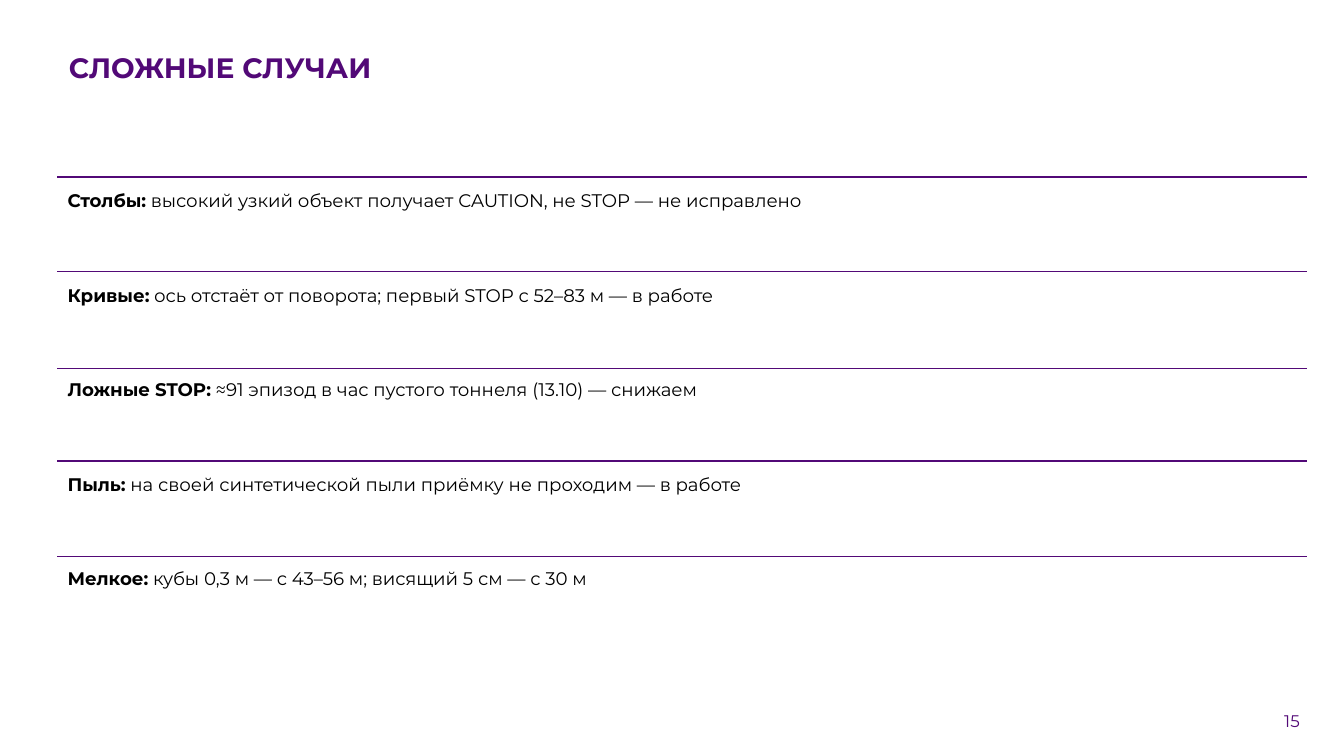
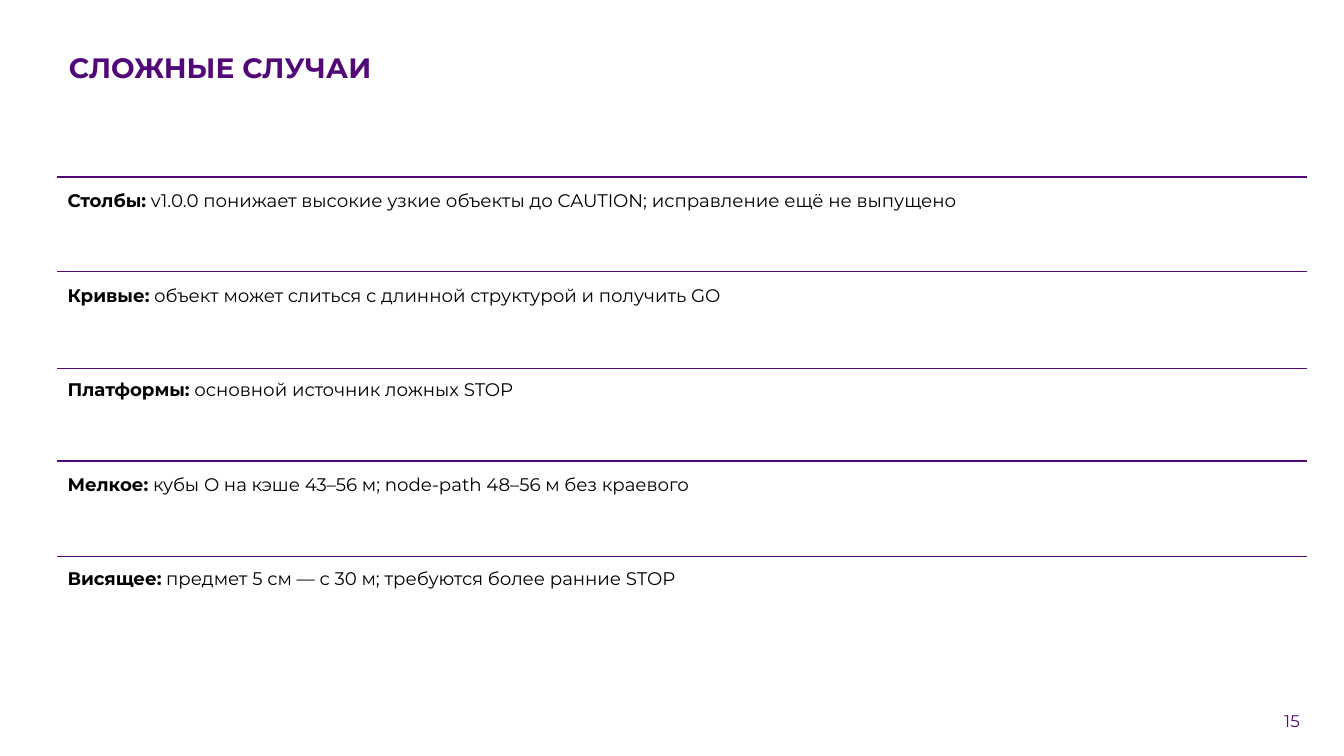
Before and after one commit to pmixay/ReSense, a slide deck: slide 15 of docs/presentation/ReSense_LCT2026.pptx. Drawn at 1344x756 pixels with LibreOffice and Linux fonts; fonts in the diff are those of the drawing; background and template pictures are left out. Boxes give left, top, right and bottom in pixels: in the first picture for what was removed or moved away, otherwise in the second. Text is boxed around its words. In the diff, an @@ line names an element or a change of style, - is before the commit and + after.

```diff
--- a/docs/presentation/ReSense_LCT2026.pptx
+++ b/docs/presentation/ReSense_LCT2026.pptx
@@ text at (68, 193, 957, 211): text changed @@
-Столбы: высокий узкий объект получает CAUTION, не STOP — не исправлено
+Столбы: v1.0.0 понижает высокие узкие объекты до CAUTION; исправление ещё не выпущено
@@ text at (68, 288, 720, 306): text changed @@
-Кривые: ось отстаёт от поворота; первый STOP с 52–83 м — в работе
+Кривые: объект может слиться с длинной структурой и получить GO
@@ text at (68, 382, 514, 400): text changed @@
-Ложные STOP: ≈91 эпизод в час пустого тоннеля (13.10) — снижаем
+Платформы: основной источник ложных STOP
@@ text at (68, 477, 689, 495): text changed @@
-Пыль: на своей синтетической пыли приёмку не проходим — в работе
+Мелкое: кубы O на кэше 43–56 м; node-path 48–56 м без краевого
@@ text at (68, 571, 676, 589): text changed @@
-Мелкое: кубы 0,3 м — с 43–56 м; висящий 5 см — с 30 м
+Висящее: предмет 5 см — с 30 м; требуются более ранние STOP
```
Also in this commit, not shown: 9 other slides changed, 31 other files.
